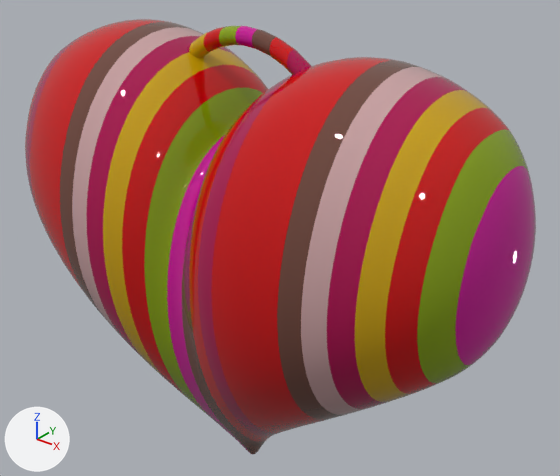
An edit to the FBX model arfoundation-samples-4.1/Assets/Shape/FBX-OnSTick_33SET/B-9_Onstick.fbx, drawn before and after from the same camera.
Before and after are seen from a camera (50 mm lens) standing at (1.029, -1.179, 1.375) and looking at (0.033, 0.066, 0.603). The lights are fixed; the arrows at lower left show +X, +Y and +Z. Where no turn or scale is listed for an object, it has been applied to the vertices.

Before the edit, the objects in view are built like this:
```python
mat_b_9 = principled_material('B-9')
mat_b_9.texture = img_b_9_png  # with its transparency
mat_b_9.roughness = 0.0
me_mesh = bpy.data.meshes.new('Mesh')
me_mesh.from_pydata(...)  # 4358 vertices, 4344 faces; spans x -0.617..0.618, y -0.293..0.299, z 0.0..1.083
me_mesh.materials.append(mat_b_9)  # picture img_b_9_png
ob_b_9 = bpy.data.objects.new('B-9', me_mesh)
ob_b_9.location = (0.0, -0.002, 0.0)
```
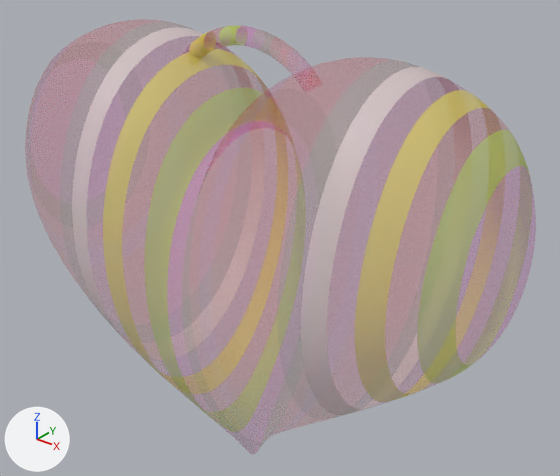
Where the newer file only moved an object's origin or applied its transform, the numbers keep the older frame.

Where the change shows, as pixel boxes (x1, y1, x2, y2) in the pictures (560 x 476 px):
'B-9', surface changed
    both: (25, 19, 536, 454)

What changed in the scene script:
```text
Change img_b_9_png:
    img_b_9_png: load_image('B-9.png', '../Texture/B-9.png', 3000, 3000, 'sRGB') -> load_image('B-9.png', '../Texture/B-9.png', 3000, 3000, 'Non-Color')
Change mat_b_9:
    where n0 = _N.new('ShaderNodeBsdfPrincipled'); n0.name = 'Principled BSDF'
    n0.inputs[2].default_value: 0.0 -> 0.553  # 'Roughness'
    add n3 = _N.new('ShaderNodeTexImage'); n3.name = 'Image Texture.001'
    add n3.image = img_b_9_png
    where n2 = _N.new('ShaderNodeTexImage'); n2.name = 'Image Texture'
    remove _L.new(n2.outputs[1], n0.inputs[4])  # 'Alpha' to 'Alpha'
    add _L.new(n3.outputs[0], n0.inputs[4])  # 'Color' to 'Alpha'
```
